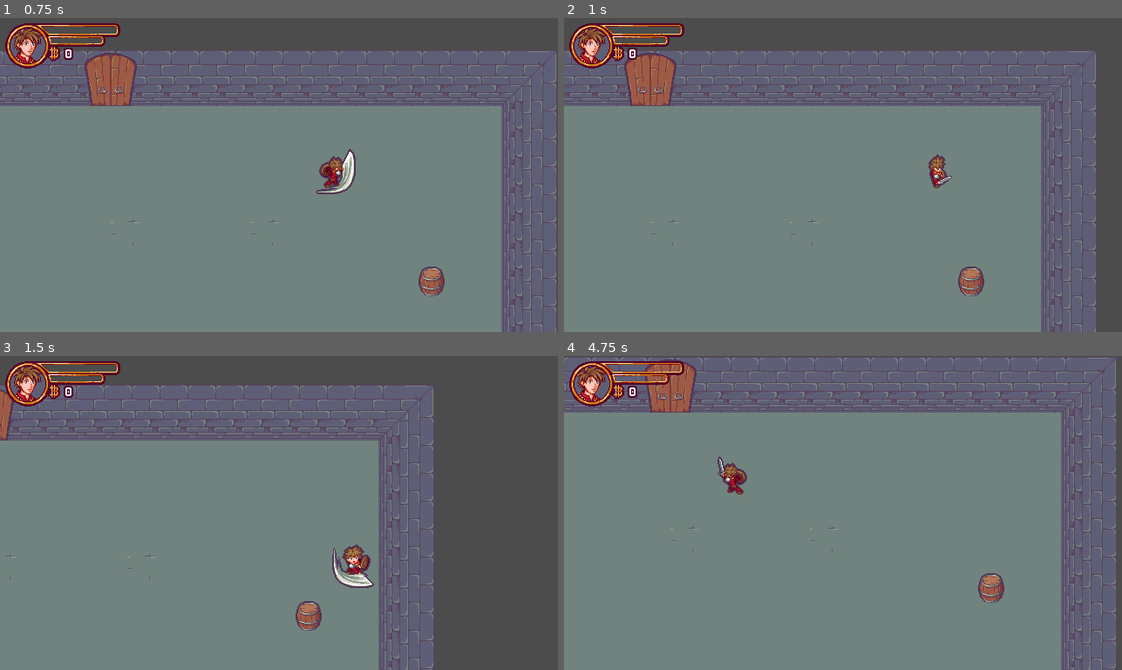
Above: before the commit, frames 1-4 (two rows, left to right).
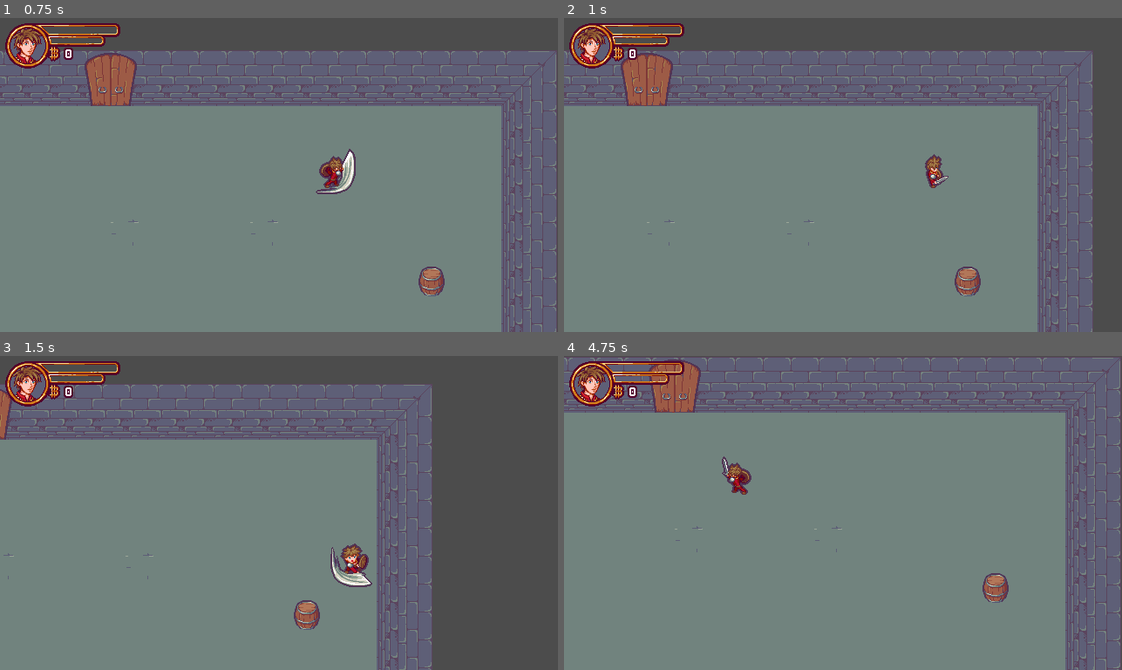
Above: after the commit, the same moments.

Repository: EvilYep/godot-rogue-like-tutorial
Game: Godot game, scene res://Scenes/Levels/Level.tscn
Same seed, same stepped clock (60 frames per second), same inputs: the game is played once before the commit and once after it. Sound files missing from this copy of the repository are replaced by a short silence.
Inputs:
- Up to frame 1 (0.75 s): tap Enter (ui_accept) at 0.5, 0.6 s; hold Right (ui_right) from 0.53 s (still down)
- Up to frame 2 (1 s): keep holding Right (ui_right); tap Enter (ui_accept) at 0.77 s
- Up to frame 3 (1.5 s): tap Enter (ui_accept) at 1.07, 1.35 s; release Right (ui_right) at 1.28 s; hold Down (ui_down) from 1.28 s (still down)
- Up to frame 4 (4.75 s): tap Enter (ui_accept) at 1.52, 1.82, 2.1, 2.85, 3.02, 3.32, 3.6, 3.77, 4.07, 4.35, 4.52 s; release Down (ui_down) at 2.03 s; hold Right (ui_right) 2.03-2.78 s; hold Up (ui_up) 2.78-3.53 s; hold Left (ui_left) from 3.53 s (still down)

Frame 1 is identical in both runs. In frame 2, 7.4% of the frame differs, in the area x 0-96%, y 10-100%; in frame 3, 9.0%, in the area x 0-78%, y 9-100%; in frame 4, 8.4%.

Commit message:
Actor class :japanese_goblin:

Diff:
--- a/Scenes/Character/Player.gd
+++ b/Scenes/Actors/Actor.gd
@@ -1,6 +1,6 @@
 extends KinematicBody2D
 
-class_name Player
+class_name Actor
 
 onready var animated_sprite = $AnimatedSprite
 onready var attack_hit_box = $AttackHitBox
@@ -22,7 +22,6 @@
 var speed : float = 300.0
 var moving_direction := Vector2.ZERO setget set_moving_direction, get_moving_direction
 var facing_direction := Vector2.DOWN setget set_facing_direction, get_facing_direction
-
 signal state_changed
 signal facing_direction_changed
 signal moving_direction_changed
@@ -50,28 +49,12 @@
 
 func get_moving_direction() -> Vector2: return moving_direction
 
-####  BUILT-IN  ####
+#### BUILT-IN ####
 
-func _process(_delta: float) -> void:
+func _physics_process(_delta: float) -> void:
 	var __ = move_and_slide(moving_direction * speed)
 
-func _input(_event: InputEvent) -> void:
-	var dir = Vector2(
-		int(Input.is_action_pressed("ui_right")) - int(Input.is_action_pressed("ui_left")),
-		int(Input.is_action_pressed("ui_down")) - int(Input.is_action_pressed("ui_up"))
-	)
-	set_moving_direction(dir.normalized())
-
-	if Input.is_action_just_pressed("ui_accept"):
-		set_state(STATE.ATTACK)
-
-	if state != STATE.ATTACK:
-		if moving_direction == Vector2.ZERO:
-			set_state(STATE.IDLE)
-		else:
-			set_state(STATE.MOVE)
-
-####  LOGIC  ####
+#### LOGIC ####
 
 # Update animation based on current state and facing direction
 func _update_animation() -> void:
@@ -84,11 +67,6 @@
 		STATE.ATTACK: state_name = "Attack"
 
 	animated_sprite.play(state_name + direction)
-
-#update rotation of the attack hitbox based on the facing direction
-func _update_attack_hitbox_direction() -> void:
-	var angle = facing_direction.angle()
-	attack_hit_box.set_rotation_degrees(rad2deg(angle) - 90)
 
 # Find the name of a given direction and returns it as a String
 func _find_dir_name(dir: Vector2) -> String:
@@ -106,26 +84,18 @@
 		if body.has_method("destroy"):
 			body.destroy()
 
-func _interaction_attempt() -> bool:
-	var bodies_array = attack_hit_box.get_overlapping_bodies()
-	var attempt_success = false
-	for body in bodies_array:
-		if body.has_method("interact"):
-			body.interact()
-			attempt_success = true
-	return attempt_success
+#update rotation of the attack hitbox based on the facing direction
+func _update_attack_hitbox_direction() -> void:
+	var angle = facing_direction.angle()
+	attack_hit_box.set_rotation_degrees(rad2deg(angle) - 90)
 
 ####  SIGNAL RESPONSES  ####
+func _on_state_changed() -> void:
+	_update_animation()
 
 func _on_AnimatedSprite_animation_finished() -> void:
 	if "Attack".is_subsequence_of(animated_sprite.get_animation()):
 		set_state(STATE.IDLE)
-
-func _on_state_changed() -> void:
-	if state == STATE.ATTACK:
-		if _interaction_attempt():
-			set_state(STATE.IDLE)
-	_update_animation()
 
 func _on_facing_direction_changed() -> void:
 	_update_animation()
--- /dev/null
+++ b/Scenes/Actors/Character/Player.gd
@@ -0,0 +1,43 @@
+extends Actor
+
+class_name Player
+
+####  ACCESSORS  ####
+
+####  BUILT-IN  ####
+
+func _input(_event: InputEvent) -> void:
+	var dir = Vector2(
+		int(Input.is_action_pressed("ui_right")) - int(Input.is_action_pressed("ui_left")),
+		int(Input.is_action_pressed("ui_down")) - int(Input.is_action_pressed("ui_up"))
+	)
+	set_moving_direction(dir.normalized())
+
+	if Input.is_action_just_pressed("ui_accept"):
+		set_state(STATE.ATTACK)
+
+	if state != STATE.ATTACK:
+		if moving_direction == Vector2.ZERO:
+			set_state(STATE.IDLE)
+		else:
+			set_state(STATE.MOVE)
+
+####  LOGIC  ####
+
+func _interaction_attempt() -> bool:
+	var bodies_array = attack_hit_box.get_overlapping_bodies()
+	var attempt_success = false
+	for body in bodies_array:
+		if body.has_method("interact"):
+			body.interact()
+			attempt_success = true
+	return attempt_success
+
+####  SIGNAL RESPONSES  ####
+
+func _on_state_changed() -> void:
+	if state == STATE.ATTACK:
+		if _interaction_attempt():
+			set_state(STATE.IDLE)
+	# appelle la même méthode du parent
+	._on_state_changed()
--- a/Scenes/Character/Player.tscn
+++ b/Scenes/Actors/Character/Player.tscn
@@ -1,7 +1,7 @@
 [gd_scene load_steps=38 format=2]
 
-[ext_resource path="res://Scenes/Character/Player.gd" type="Script" id=1]
-[ext_resource path="res://Scenes/Character/Sprites/Character_SpriteSheet.png" type="Texture" id=2]
+[ext_resource path="res://Scenes/Actors/Character/Player.gd" type="Script" id=1]
+[ext_resource path="res://Scenes/Actors/Character/Sprites/Character_SpriteSheet.png" type="Texture" id=2]
 
 [sub_resource type="AtlasTexture" id=19]
 atlas = ExtResource( 2 )
--- a/Scenes/Levels/Level.tscn
+++ b/Scenes/Levels/Level.tscn
@@ -1,6 +1,6 @@
 [gd_scene load_steps=49 format=2]
 
-[ext_resource path="res://Scenes/Character/Player.tscn" type="PackedScene" id=1]
+[ext_resource path="res://Scenes/Actors/Character/Player.tscn" type="PackedScene" id=1]
 [ext_resource path="res://Scenes/Levels/Tilesets/Tileset.png" type="Texture" id=2]
 [ext_resource path="res://Scenes/InteractiveObjects/Jar/Jar.tscn" type="PackedScene" id=3]
 [ext_resource path="res://Scenes/InteractiveObjects/Chest/Chest.tscn" type="PackedScene" id=4]
--- a/project.godot
+++ b/project.godot
@@ -10,11 +10,17 @@
 
 _global_script_classes=[ {
 "base": "KinematicBody2D",
+"class": "Actor",
+"language": "GDScript",
+"path": "res://Scenes/Actors/Actor.gd"
+}, {
+"base": "Actor",
 "class": "Player",
 "language": "GDScript",
-"path": "res://Scenes/Character/Player.gd"
+"path": "res://Scenes/Actors/Character/Player.gd"
 } ]
 _global_script_class_icons={
+"Actor": "",
 "Player": ""
 }
 
Renamed: Scenes/Character/Sprites/Character.png -> Scenes/Actors/Character/Sprites/Character.png
Not shown, changed: Scenes/Actors/Character/Sprites/Character.png.import
Renamed: Scenes/Character/Sprites/Character_SpriteSheet.png -> Scenes/Actors/Character/Sprites/Character_SpriteSheet.png
Not shown, changed: Scenes/Actors/Character/Sprites/Character_SpriteSheet.png.import
